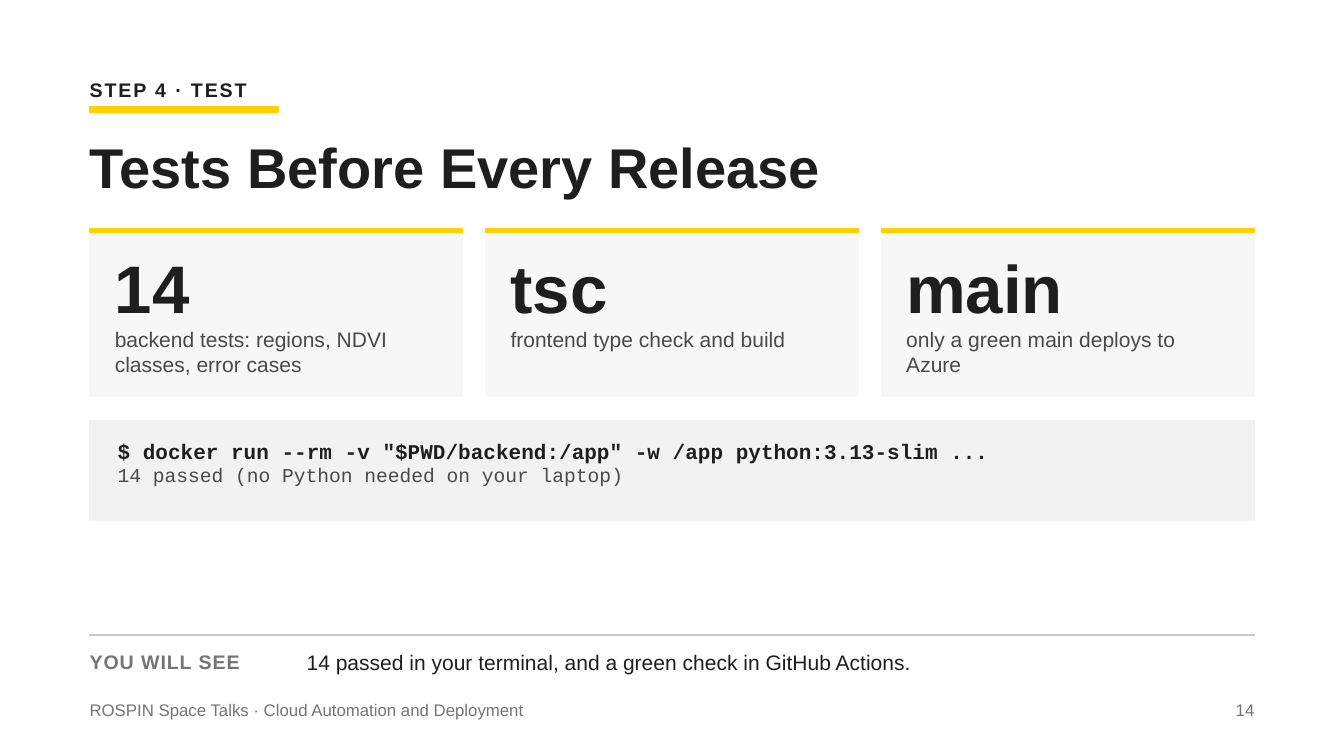
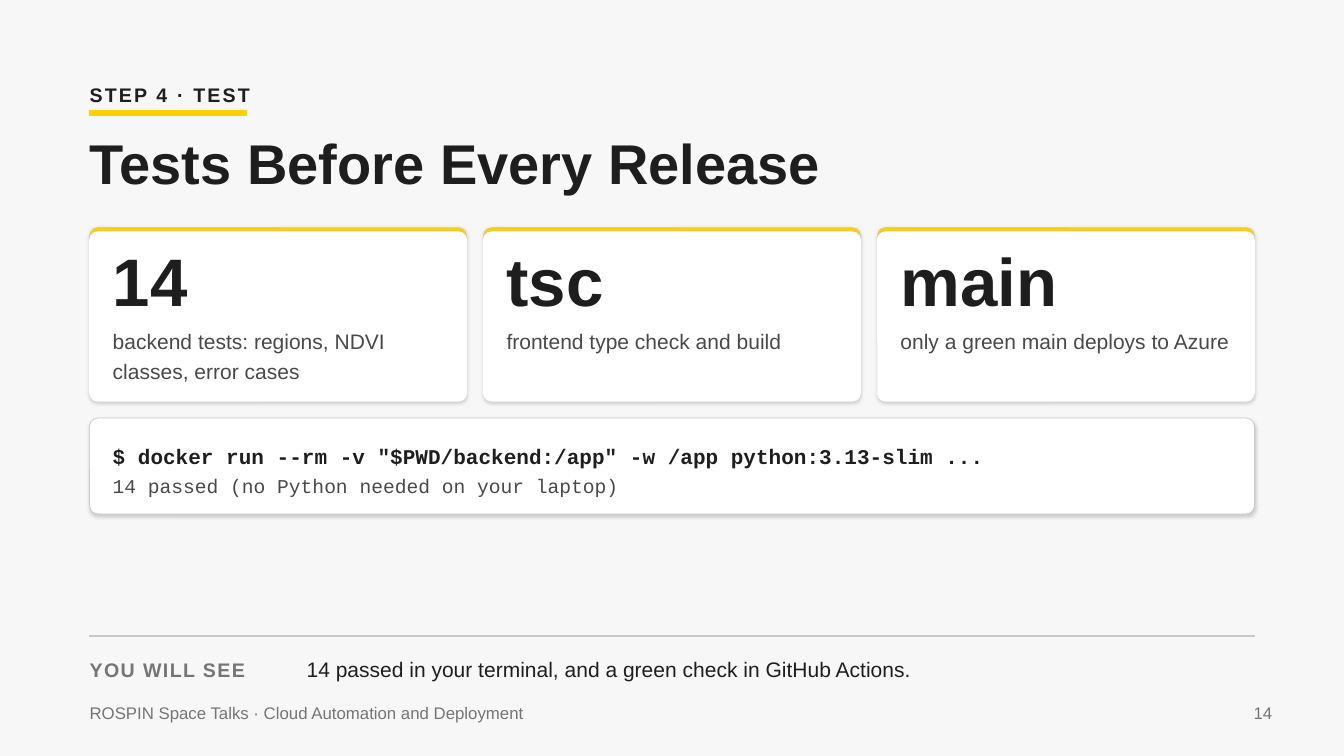
Before and after one commit to agi1clj/ROSPIN_Workshop_Infra, a slide deck: slide 14 of docs/ROSPIN-Cloud-Workshop.pptx. Drawn at 1344x756 pixels with LibreOffice and Linux fonts; fonts in the diff are those of the drawing. Boxes give left, top, right and bottom in pixels: in the first picture for what was removed or moved away, otherwise in the second. Text is boxed around its words. In the diff, an @@ line names an element or a change of style, - is before the commit and + after.

Commit message:
docs: updated workshop slides (card layout, PDF and PPTX)

```diff
--- a/docs/ROSPIN-Cloud-Workshop.pptx
+++ b/docs/ROSPIN-Cloud-Workshop.pptx
@@ background #FFFFFF to #F7F7F7 @@
@@ text "STEP 4 · TEST" at [90, 88, 249, 102]: letter spacing 2 to 2.3 pt; line spacing 1 to 1.22 @@
@@ rectangle: place and size @@
-rectangle at [89, 106, 278, 112]
+rectangle at [89, 110, 246, 116]
@@ text "Tests Before Every Release" at [90, 143, 820, 194]: line spacing 1 to 0.91 @@
@@ rectangle to rounded rectangle; fill #F7F7F7 to #FFD000; outline #F7F7F7 1 pt to #C9C9C9 0.75 pt; shadow on in 3 elements at [483, 228, 860, 401], [878, 228, 1255, 401], [89, 228, 466, 401] @@
@@ rounded rectangle: place and size @@
-rounded rectangle at [89, 228, 463, 396]
+rounded rectangle at [89, 228, 466, 401]
@@ rectangle removed at [89, 228, 463, 233] @@
@@ rounded rectangle added at [89, 232, 466, 401], fill #FFFFFF, outline #FFFFFF 1 pt @@
@@ rounded rectangle: place and size @@
-rounded rectangle at [485, 228, 859, 396]
+rounded rectangle at [483, 228, 860, 401]
@@ rounded rectangle added at [483, 232, 860, 401], fill #FFFFFF, outline #FFFFFF 1 pt @@
@@ rectangle removed at [485, 228, 859, 233] @@
@@ rounded rectangle: place and size @@
-rounded rectangle at [881, 228, 1255, 396]
+rounded rectangle at [878, 228, 1255, 401]
@@ rounded rectangle added at [878, 232, 1255, 401], fill #FFFFFF, outline #FFFFFF 1 pt @@
@@ rectangle removed at [881, 228, 1255, 233] @@
@@ line spacing 1 to 0.87 in 3 elements at [900, 257, 1057, 307], [507, 262, 604, 307], [113, 259, 188, 306] @@
@@ text "main": place and size @@
-text "main" at [906, 264, 1063, 314]
+text "main" at [900, 257, 1057, 307]
@@ line spacing 1 to 1.17 in 3 elements at [113, 334, 385, 382], [900, 334, 1229, 354], [507, 334, 781, 354] @@
@@ rounded rectangle: place and size @@
-rounded rectangle at [89, 420, 1254, 521]
+rounded rectangle at [89, 418, 1254, 514]
@@ rounded rectangle at [89, 418, 1254, 514]: rectangle to rounded rectangle; fill #F2F2F2 to #FFFFFF; outline #F2F2F2 1 pt to #C9C9C9 0.75 pt; shadow on @@
@@ text "$ docker run --rm -v ..." at [138, 449, 933, 469]: line spacing 1 to 1.3 @@
@@ text added at [113, 479, 618, 497], 21 pt, text #494949 @@
+14 passed (no Python needed on your laptop)
@@ text at [118, 469, 623, 486]: paragraph removed @@
-14 passed (no Python needed on your laptop)
@@ text "YOU WILL SEE" at [90, 663, 245, 677]: letter spacing 1 to 1.5 pt; line spacing 1 to 1.22 @@
@@ line spacing 1 to 1.22 in 3 elements at [307, 661, 911, 681], [90, 707, 524, 723], [1254, 707, 1273, 719] @@
```
Also in this commit, not shown: 27 other slides changed, 1 other file.
